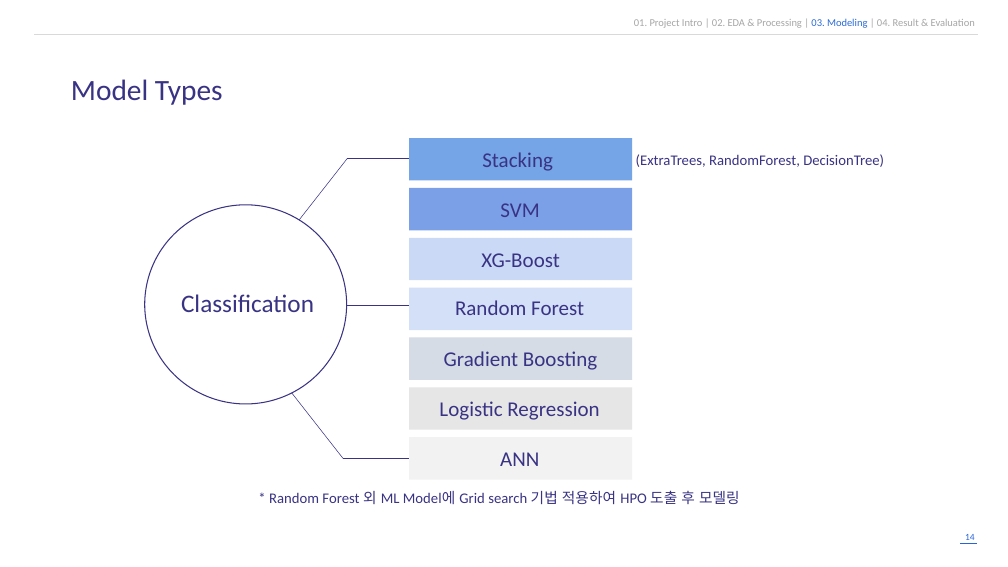
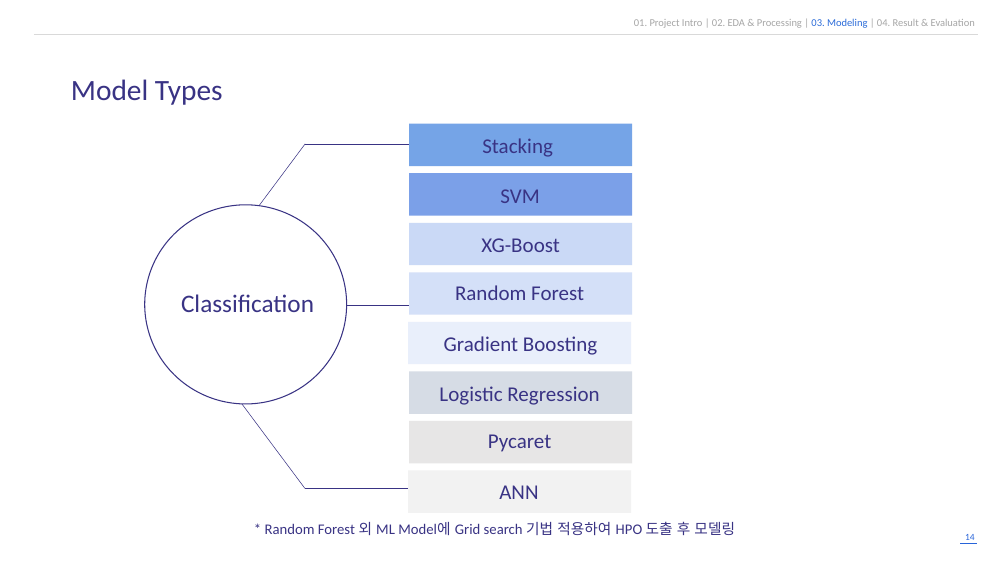
Before and after one commit to kimhyunso/semi_project, a slide deck: slide 14 of Vehicle_repayment_prediction.pptx. Drawn at 1008x567 pixels with LibreOffice and Linux fonts; fonts in the diff are those of the drawing. Boxes give left, top, right and bottom in pixels: in the first picture for what was removed or moved away, otherwise in the second. Text is boxed around its words. In the diff, an @@ line names an element or a change of style, - is before the commit and + after.

```diff
--- a/Vehicle_repayment_prediction.pptx
+++ b/Vehicle_repayment_prediction.pptx
@@ line moved from (290, 231) - (347, 159) to (240, 232) - (306, 144) @@
@@ line moved from (347, 159) - (414, 159) to (306, 144) - (444, 144) @@
@@ text removed at (636,154,884,167) @@
-(ExtraTrees, RandomForest, DecisionTree)
@@ 6 texts, 4 rectangles: place and size @@
-6 texts, 4 rectangles at (409,138,632,420)
+6 texts, 4 rectangles at (409,124,632,405)
@@ rectangle added at (408,322,631,364), fill #E9EFFB @@
@@ line moved from (286, 386) - (343, 458) to (239, 401) - (305, 488) @@
@@ 3 rectangles, 1 text: place and size @@
-3 rectangles, 1 text at (409,337,632,479)
+3 rectangles, 1 text at (408,371,632,513)
@@ text added at (488,434,551,452), 20 pt, text #393384 @@
+Pycaret
@@ line moved from (343, 458) - (411, 458) to (305, 488) - (444, 488) @@
@@ text "* Random Forest 외 ML ...": place and size @@
-text "* Random Forest 외 ML ..." at (269,490,740,504)
+text "* Random Forest 외 ML ..." at (265,521,735,535)
```
Also in this commit, not shown: 5 other slides changed, 1 slide added, 48 other files.
